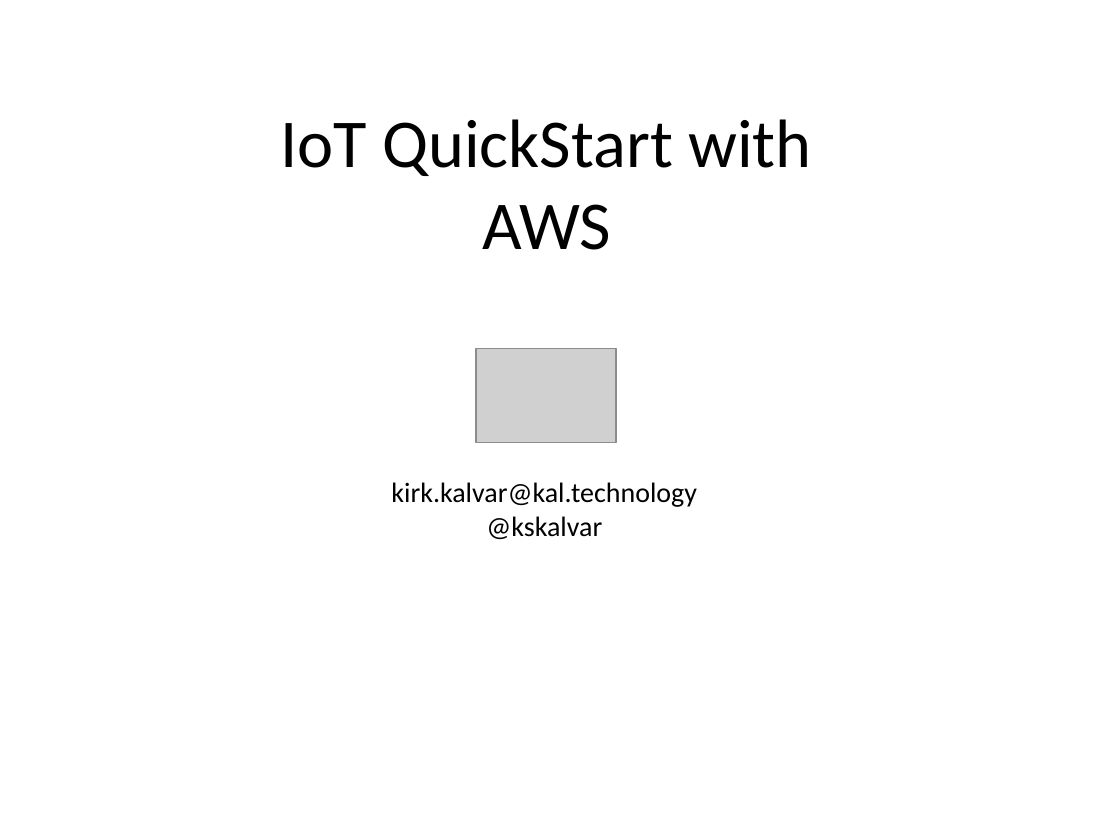
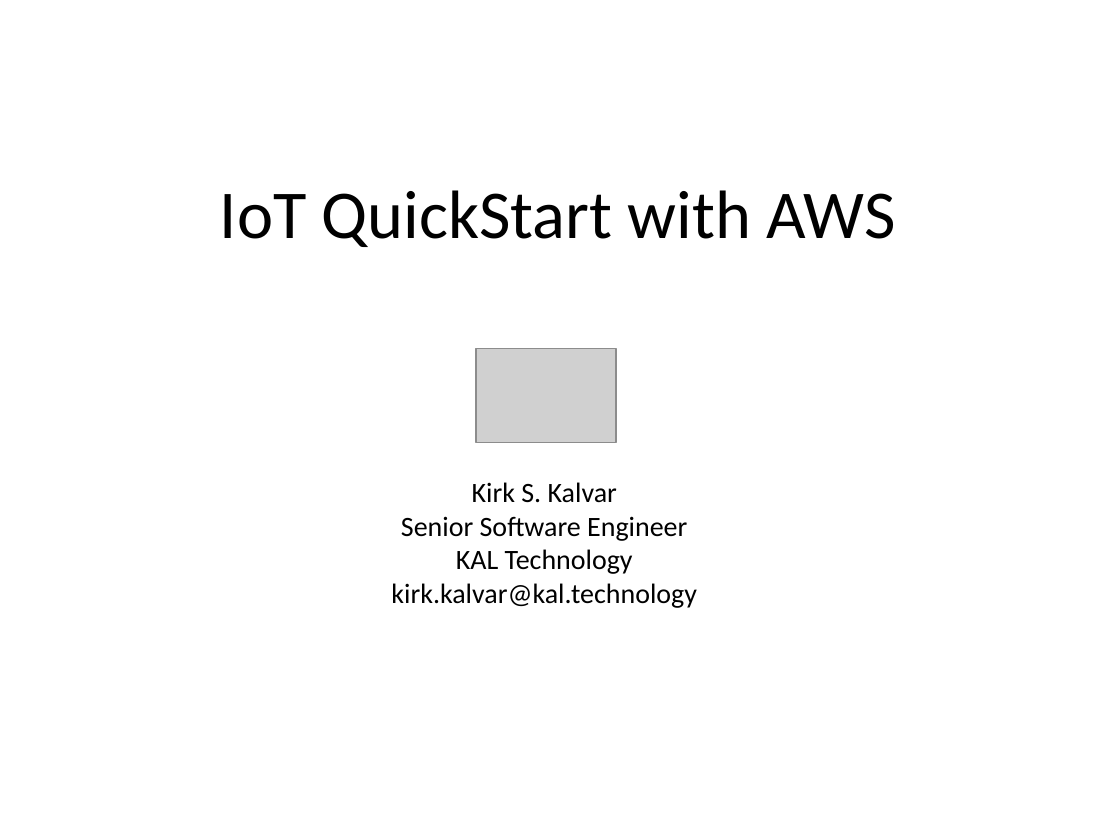
Before and after one commit to kskalvar/AWS-IoT-AndroidStudio, a slide deck: slide 1 of .assets/IoT-QuickStart-with-AWS.pptx. Drawn at 1120x840 pixels with LibreOffice and Linux fonts; fonts in the diff are those of the drawing; grey boxes stand for pictures. Boxes give left, top, right and bottom in pixels: in the first picture for what was removed or moved away, otherwise in the second. Text is boxed around its words. In the diff, an @@ line names an element or a change of style, - is before the commit and + after.

Commit message:
Documentation: Upadated AWS IoT QuickStart Instructions

```diff
--- a/.assets/IoT-QuickStart-with-AWS.pptx
+++ b/.assets/IoT-QuickStart-with-AWS.pptx
@@ text "IoT QuickStart with AWS" rewrapped from (280,119,811,250) to (220,190,896,247) @@
@@ text at (401,482,687,574): paragraphs added @@
+Kirk S. Kalvar
+Senior Software Engineer
+KAL Technology
@@ text at (486,516,602,539): paragraph removed @@
-@kskalvar
```
Also in this commit, not shown: 10 other slides changed, 2 slides added, 1 slide removed, 1 other file.
